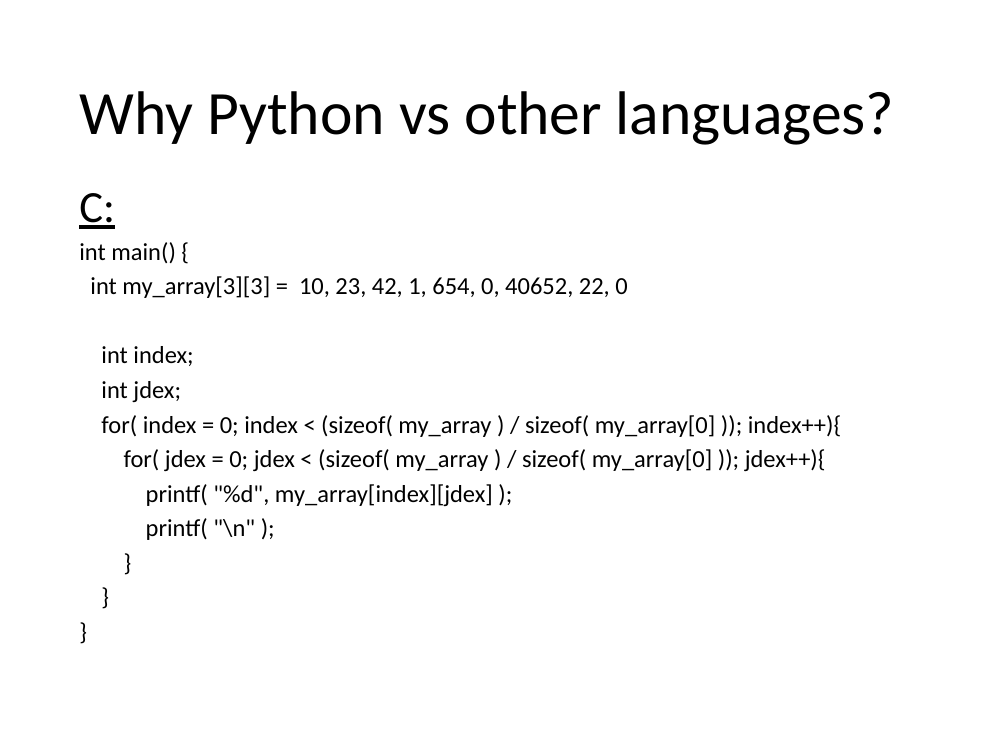
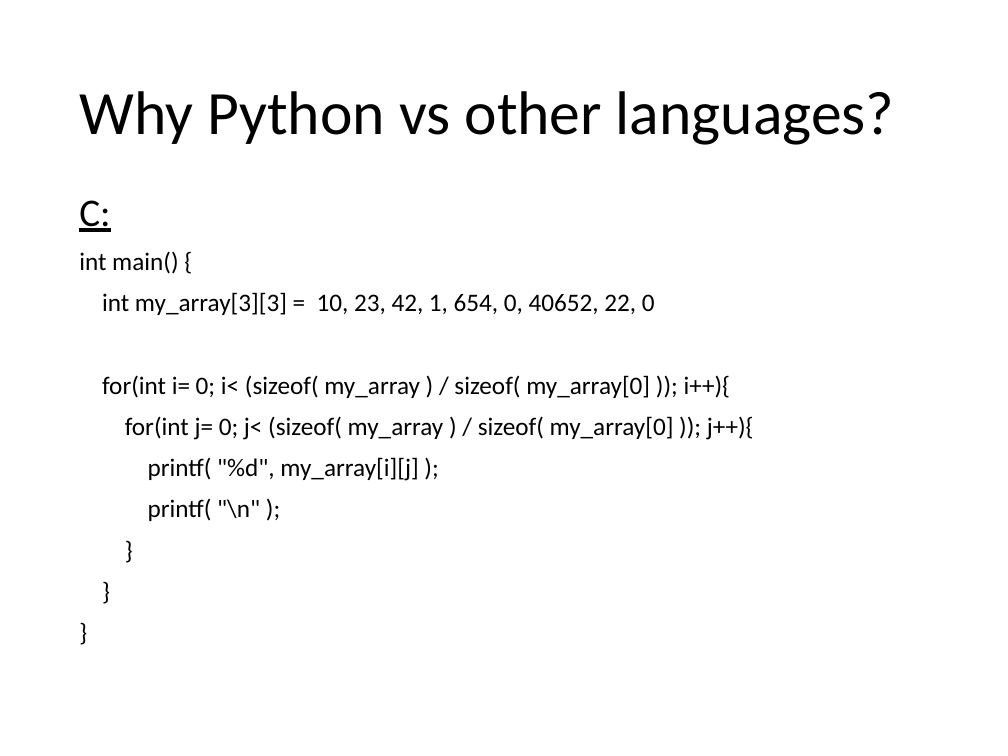
Before and after one commit to merrygoat/IntroToPython, a slide deck: slide 6 of Introduction to Python.pptx. Drawn at 1008x756 pixels with LibreOffice and Linux fonts; fonts in the diff are those of the drawing. Boxes give left, top, right and bottom in pixels: in the first picture for what was removed or moved away, otherwise in the second. Text is boxed around its words. In the diff, an @@ line names an element or a change of style, - is before the commit and + after.

```diff
--- a/Introduction to Python.pptx
+++ b/Introduction to Python.pptx
@@ text at bbox=[79, 200, 655, 521]: size 31.9 to 28 pt in "C:"; size 17.5 to 18 pt in "int main() {", "int my_array[3][3] = 10, 23, 42, 1, ...", "printf( "\n" );", "}" and 2 more places; line spacing 0.7 to 0.9 @@
@@ text at bbox=[102, 375, 754, 481]: text changed; size 17.5 to 18 pt @@
-int index;
-int jdex;
-for( index = 0; index < (sizeof( my_array ) / sizeof( my_array[0] )); index++){
-for( jdex = 0; jdex < (sizeof( my_array ) / sizeof( my_array[0] )); jdex++){
-printf( "%d", my_array[index][jdex] );
+for(int i= 0; i< (sizeof( my_array ) / sizeof( my_array[0] )); i++){
+for(int j= 0; j< (sizeof( my_array ) / sizeof( my_array[0] )); j++){
+printf( "%d", my_array[i][j] );
```
Also in this commit, not shown: 6 other slides changed, 3 slides removed, 4 other files.
